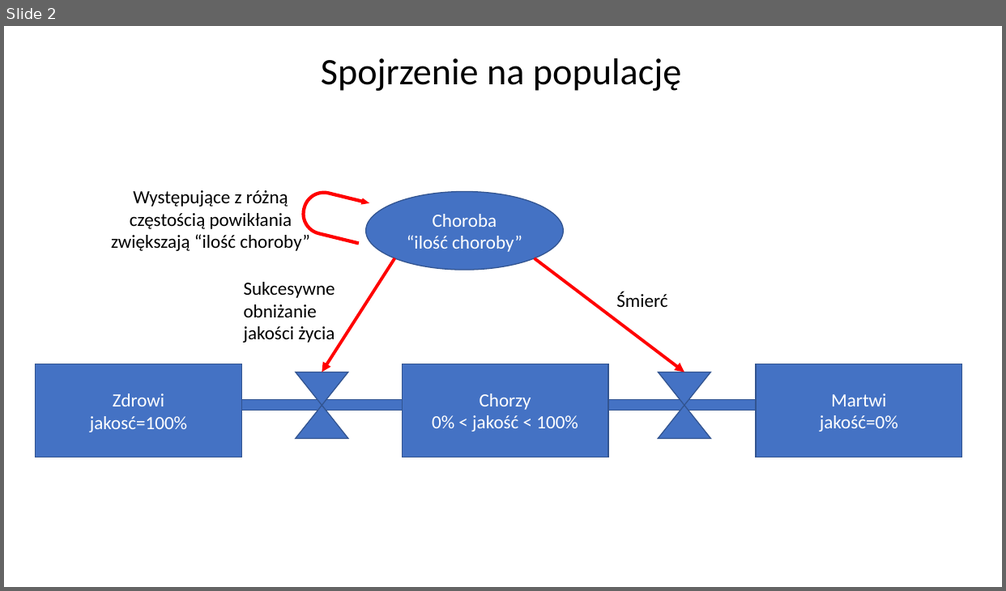
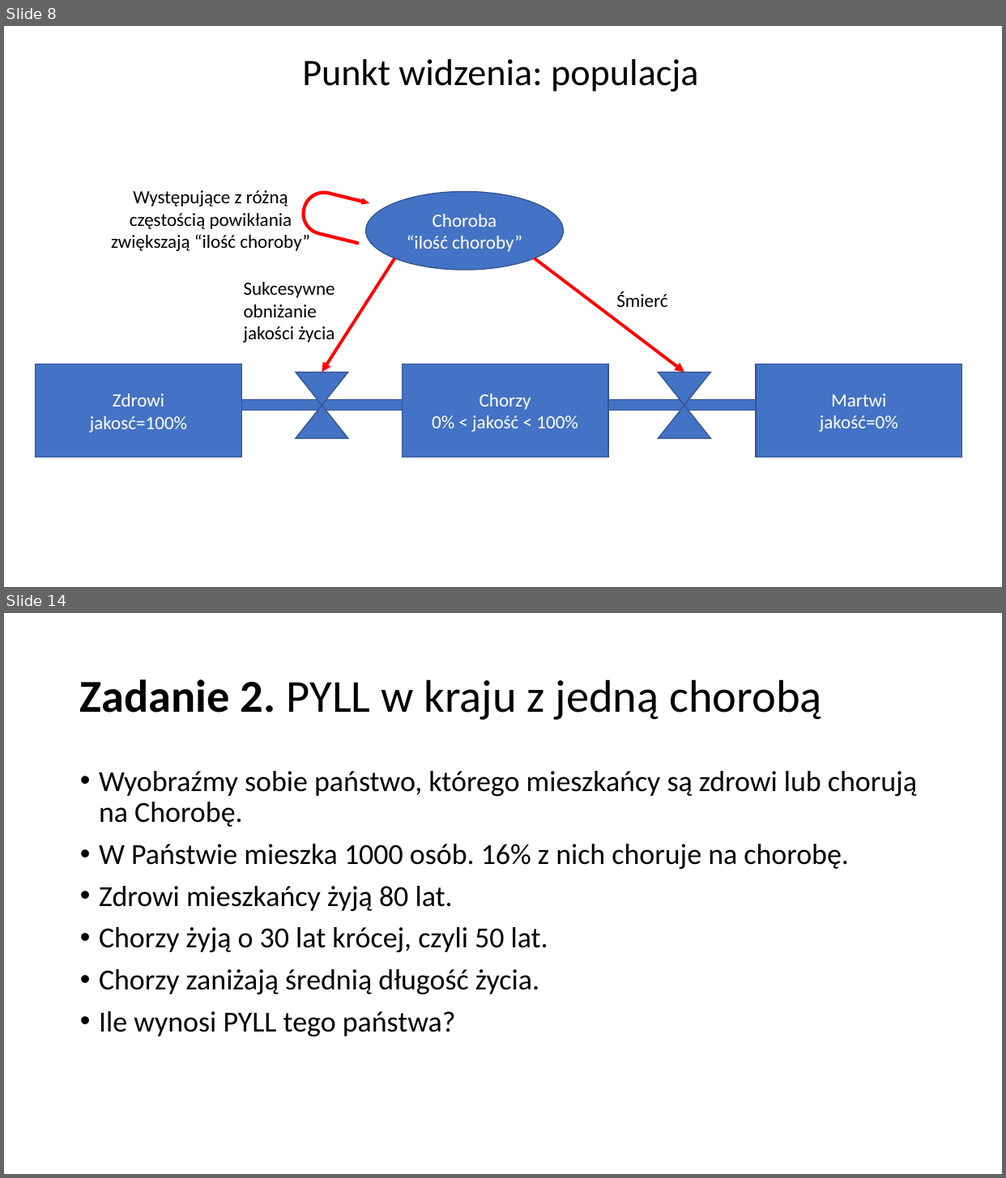
Before and after one commit to Jblew/medical-data-science, a slide deck: QALY i DALY ćwiczenia PL/QALY i DALY ćwiczenia PL diagramy.pptx. Shown one above the other, each under a label of ours: slide 2 before the commit, slides 8 and 14 after it; the slides between them are not shown. The pictures are 1006x591 and 1006x1178 pixels, drawn with LibreOffice and Linux fonts; fonts in the diff are those of the drawing. Boxes give left, top, right and bottom in pixels: in the first picture for what was removed or moved away, otherwise in the second. Text is boxed around its words. In the diff, an @@ line names an element or a change of style, - is before the commit and + after.

```diff
--- a/QALY i DALY ćwiczenia PL/QALY i DALY ćwiczenia PL diagramy.pptx
+++ b/QALY i DALY ćwiczenia PL/QALY i DALY ćwiczenia PL diagramy.pptx
@@ slide 14 added at (4, 613, 1002, 1174), background #FFFFFF @@
@@ title added at (80, 679, 821, 720), 44 pt, text #000000 @@
+Zadanie 2. PYLL w kraju z jedną chorobą
@@ text added at (99, 771, 917, 1037), 28 pt, text #000000 @@
+• Wyobraźmy sobie państwo, którego mieszkańcy są zdrowi lub chorują na Chorobę.
+• W Państwie mieszka 1000 osób. 16% z nich choruje na chorobę.
+• Zdrowi mieszkańcy żyją 80 lat.
+• Chorzy żyją o 30 lat krócej, czyli 50 lat.
+• Chorzy zaniżają średnią długość życia.
+• Ile wynosi PYLL tego państwa?
@@ what was slide 2 is now slide 8 @@
@@ slide 8 changed as well @@
@@ text at (302, 59, 698, 92): text changed @@
-Spojrzenie na populację
+Punkt widzenia: populacja
```
Also in this commit, not shown: 3 other slides changed, 41 other slides added, 2 other files.
